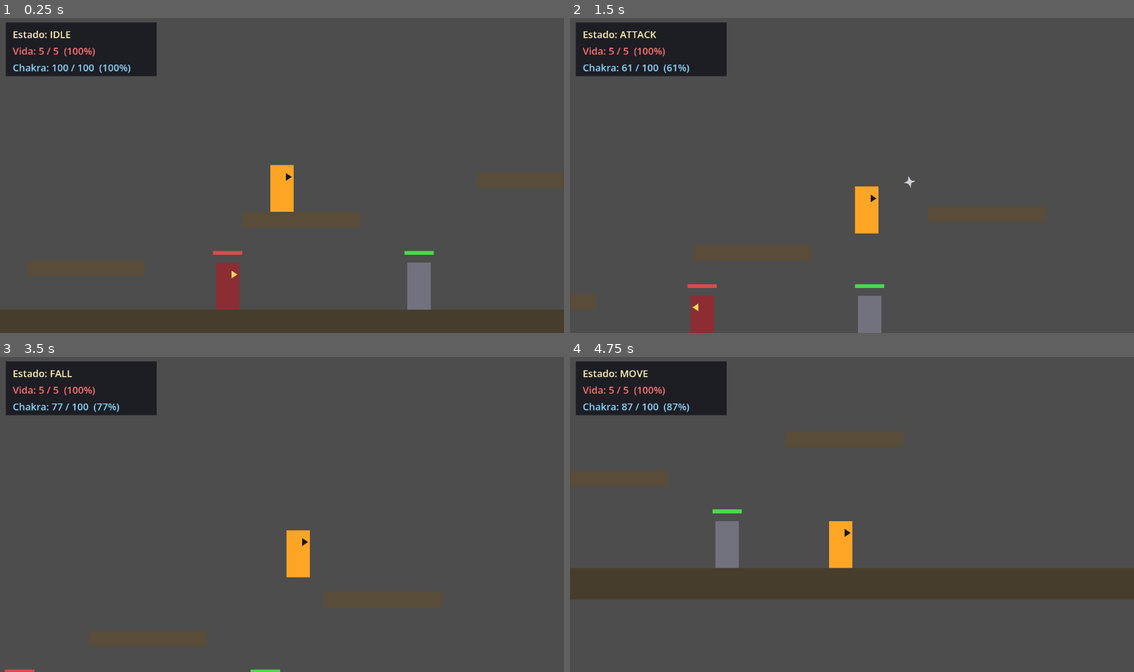
Above: before the commit, frames 1-4 (two rows, left to right).
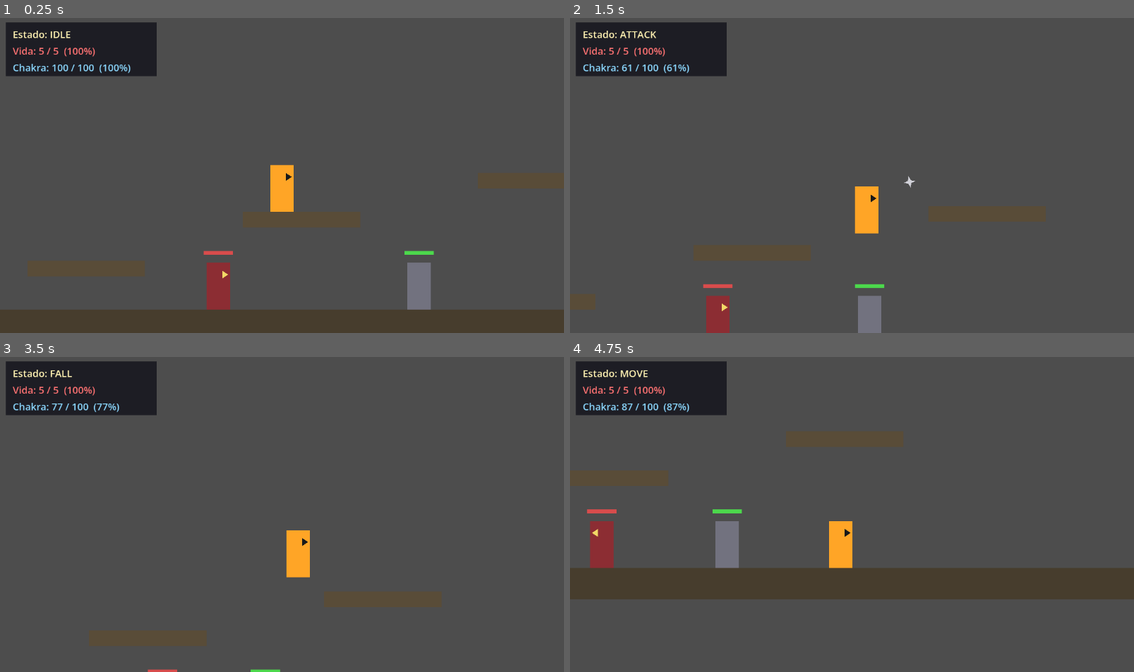
Above: after the commit, the same moments.

Repository: lucascontatoedf-lgtm/naruto-os-pergaminhos-de-asura
Game: Godot game, scene res://scenes/test_stage.tscn
The game is run twice, just before and just after one commit, with the same random seed, the same clock (stepped at 60 frames per second) and the same inputs.
Inputs:
- Up to frame 1 (0.25 s): no input
- Up to frame 2 (1.5 s): hold Right (move_right) from 0.53 s (still down); tap Up (jump) at 0.6, 0.77, 1.07 s; tap J (attack_heavy) at 1.35 s
- Up to frame 3 (3.5 s): tap Up (jump) at 1.52, 1.55, 1.82, 2.3, 3.02, 3.05, 3.32 s; release Right (move_right) at 2.03 s; hold Left (move_left) 2.03-2.78 s; tap H (attack_light) at 2.1 s; hold Right (move_right) from 2.78 s (still down); tap Shift (chakra_charge) at 2.85 s
- Up to frame 4 (4.75 s): hold Down (crouch) 3.53-4.28 s; tap Up (jump) at 3.77, 3.8, 4.07, 4.52, 4.55 s; release Right (move_right) at 4.28 s; hold Left (move_left) from 4.28 s (still down); tap L (special) at 4.35 s

The runs differ from the first frame. In frame 1, 0.5% of the frame differs, in the area x 36-44%, y 73-93%; in frame 2, 0.7%, in the area x 20-29%, y 84-100%; in frame 3, less than 0.1%; in frame 4, 0.7%.

Commit message:
Feat: MeleeNinja — collision separation + air juggle + chase tuning
- Body layer 64 (separado do player 128) elimina stuck-on-head bug.
- chase_jump_y_threshold 50→40, ativa pulo em is_on_wall OR is_on_ceiling
  (cobre side-bump e head-bump em plataformas baixas).
- hurt_gravity_multiplier 0.5 sustenta juggle aéreo durante HURT.
- project.godot ganha layer names enemy_body (7) e player_body (8) —
  base pra Zabuza coexistir com Player sem grudar.

Co-Authored-By: Claude Opus 4.7 <noreply@anthropic.com>

Diff:
--- a/project.godot
+++ b/project.godot
@@ -74,6 +74,8 @@
 2d_physics/layer_3="enemy_hurtbox"
 2d_physics/layer_5="enemy_hitbox"
 2d_physics/layer_6="player_hurtbox"
+2d_physics/layer_7="enemy_body"
+2d_physics/layer_8="player_body"
 
 [physics]
 
--- a/scenes/entities/melee_ninja.tscn
+++ b/scenes/entities/melee_ninja.tscn
@@ -17,7 +17,7 @@
 radius = 280.0
 
 [node name="MeleeNinja" type="CharacterBody2D"]
-collision_layer = 1
+collision_layer = 64
 collision_mask = 1
 script = ExtResource("1_melee")
 
@@ -58,7 +58,7 @@
 
 [node name="DetectionArea" type="Area2D" parent="."]
 collision_layer = 0
-collision_mask = 1
+collision_mask = 128
 
 [node name="DetectionShape" type="CollisionShape2D" parent="DetectionArea"]
 shape = SubResource("detection_shape")
--- a/scripts/entities/melee_ninja.gd
+++ b/scripts/entities/melee_ninja.gd
@@ -27,6 +27,7 @@
 @export var ground_friction: float = 2000.0
 @export var enemy_jump_velocity: float = -650.0   ## Impulso Y inicial do pulo em CHASE. Negativo = pra cima. Calibrado pra GRAVITY=1400 (pico ~151px).
 @export var recoil_speed: float = 120.0           ## Velocidade horizontal do recuo quando o player gruda no ponto cego (< 8px). Cria espaço pra atacar de novo.
+@export var chase_jump_y_threshold: float = 40.0  ## Player precisa estar ≥ esse valor acima do inimigo em Y pra disparar o pulo no CHASE. Menor = pula em diferenças menores.
 
 @export_group("Patrol")
 @export var patrol_distance: float = 220.0          ## Distância máxima do spawn antes de virar.
@@ -45,8 +46,14 @@
 
 @export_group("Hit Feel")
 @export var hit_flash_duration: float = 0.12        ## Duração do flash vermelho.
-@export var hit_knockback_speed: float = 280.0      ## Velocidade horizontal do tranco ao tomar dano.
-@export var stun_duration: float = 0.25             ## Tempo travado em HURT antes de retomar.
+@export var hit_knockback_speed: float = 280.0      ## Velocidade horizontal do tranco ao tomar dano (base — heavy hits multiplicam).
+@export var stun_duration: float = 0.25             ## Tempo travado em HURT antes de retomar (base — heavy hits multiplicam).
+@export var heavy_hit_threshold: int = 3                  ## Damage ≥ isso → "heavy hit": ativa knockback escalado + stun escalado + hitstop global.
+@export var heavy_hit_knockback_multiplier: float = 1.8   ## Multiplica hit_knockback_speed em heavy hits (280 × 1.8 ≈ 504 px/s).
+@export var heavy_hit_stun_multiplier: float = 1.8        ## Multiplica stun_duration em heavy hits (0.25 × 1.8 ≈ 0.45s).
+@export var heavy_hit_hitstop_duration: float = 0.10      ## Freeze global (Engine.time_scale = 0) em heavy hits. 80–120ms dá peso sem perder fluidez.
+@export var stun_extension_cap: float = 1.0               ## Cap absoluto do timer de HURT quando combos extendem o stun em sequência. Anti stun-lock.
+@export var hurt_gravity_multiplier: float = 0.5          ## Multiplica GRAVITY enquanto em HURT no ar. Menor = juggle aéreo mais flutuante e cadenciado.
 
 @export_group("Respawn")
 @export var respawn_delay: float = 2.0
@@ -137,7 +144,13 @@
 		# Sem isso, frames de borda em que is_on_floor() oscila deixam velocity.y crescer e o move_and_slide bate/quica.
 		velocity.y = 0.0
 		return
-	velocity.y = minf(velocity.y + GRAVITY * delta, MAX_FALL_SPEED)
+	# Air juggle tweak: em HURT no ar, reduz a gravidade efetiva pelo hurt_gravity_multiplier.
+	# Default 0.5x faz o ninja "flutuar" durante o combo aéreo, dando janela maior pro player
+	# encadear hits antes do toque no chão. Volta ao normal quando sair de HURT.
+	var effective_gravity: float = GRAVITY
+	if current_state == State.HURT:
+		effective_gravity *= hurt_gravity_multiplier
+	velocity.y = minf(velocity.y + effective_gravity * delta, MAX_FALL_SPEED)
 
 func _tick_timers(delta: float) -> void:
 	_state_timer = maxf(_state_timer - delta, 0.0)
@@ -272,9 +285,13 @@
 		_change_state(State.ATTACK)
 		return
 
-	# Pulo: no chão + esbarrando em parede/plataforma + player ≥ 50px acima.
+	# Pulo no CHASE: no chão + esbarrando em GEOMETRIA bloqueante + player significativamente acima.
+	# `is_on_wall()` cobre o caso lateral (ninja bate no lado da plataforma).
+	# `is_on_ceiling()` cobre o caso de cabeça no fundo: a PlatformA tem só 68px entre chão e fundo,
+	# e o ninja tem 96px de altura — então a cabeça bate no teto ANTES da lateral. Sem o check de
+	# ceiling, o ninja fica esmagado embaixo sem pular.
 	# Mantém o ninja em CHASE durante todo o arco — _apply_gravity já cuida do down naturalmente.
-	if is_on_floor() and is_on_wall() and _player.global_position.y < global_position.y - 50.0:
+	if is_on_floor() and (is_on_wall() or is_on_ceiling()) and _player.global_position.y < global_position.y - chase_jump_y_threshold:
 		velocity.y = enemy_jump_velocity
 
 	velocity.x = chase_speed * facing_direction
@@ -357,10 +374,31 @@
 		_die()
 		return
 
-	# Knockback pra longe da direção do ataque.
+	# === ITEM A: tier de peso por damage — heavy hits ganham knockback/stun escalados ===
+	var is_heavy: bool = incoming_hitbox.damage >= heavy_hit_threshold
+	var knockback_mult: float = heavy_hit_knockback_multiplier if is_heavy else 1.0
+	var stun_mult: float = heavy_hit_stun_multiplier if is_heavy else 1.0
+	var scaled_stun: float = stun_duration * stun_mult
+
+	# === ITEM B: hitstop global em heavy hits ANTES do knockback estourar ===
+	# Roda agora pra freeze frame coincidir com o instante do impacto — não depois.
+	if is_heavy:
+		_apply_hitstop(heavy_hit_hitstop_duration)
+
+	# Knockback escalado, sempre afastando o ninja da posição do atacante.
 	var attack_dir: float = _resolve_attack_direction(incoming_hitbox)
-	velocity.x = hit_knockback_speed * attack_dir
-	_change_state(State.HURT)
+	velocity.x = hit_knockback_speed * knockback_mult * attack_dir
+
+	# === ITEM E: fix bouncing HURT ↔ CHASE ===
+	# Se já está em HURT, EXTENDE o timer atual (cap em stun_extension_cap) em vez de
+	# chamar _change_state(HURT) — que seria no-op por causa do mesmo-estado guard.
+	# Isso impede o "soluço": ninja saindo pra CHASE e re-acelerando entre hits do combo.
+	if current_state == State.HURT:
+		_state_timer = minf(_state_timer + scaled_stun, stun_extension_cap)
+	else:
+		_change_state(State.HURT)
+		# _enter_state(HURT) seta _state_timer = stun_duration base. Sobrescrevemos com o escalado.
+		_state_timer = scaled_stun
 
 func _resolve_attack_direction(hb: Hitbox) -> float:
 	## Retorna o sinal (+1 ou -1) da direção em que o golpe empurra o alvo.
@@ -411,6 +449,26 @@
 	respawned.emit()
 
 # ===========================================================================
+# HITSTOP — Freeze frame global em heavy hits
+# ===========================================================================
+func _apply_hitstop(duration: float) -> void:
+	## Pausa GLOBAL via Engine.time_scale = 0.0 por `duration` segundos.
+	## Afeta toda a cena: _process e _physics_process continuam rodando mas com delta = 0,
+	## então timers, movimento, animação e physics ficam todos congelados juntos.
+	## Usar SOMENTE em heavy hits pra dar peso sem perder fluidez do gameplay normal.
+	if duration <= 0.0:
+		return
+	if Engine.time_scale == 0.0:
+		return # já em hitstop — evita stacking de timers e double-restore
+	Engine.time_scale = 0.0
+	# ignore_time_scale = true (4º arg) é ESSENCIAL: sem isso, o timer usa delta escalado
+	# e nunca decrementa com time_scale = 0, deixando o jogo congelado pra sempre.
+	get_tree().create_timer(duration, true, false, true).timeout.connect(_end_hitstop)
+
+func _end_hitstop() -> void:
+	Engine.time_scale = 1.0
+
+# ===========================================================================
 # PERCEPÇÃO — DetectionArea (Area2D circular)
 # ===========================================================================
 ## A detection_area tem mask = 1 (world layer). Captura qualquer body em layer 1
